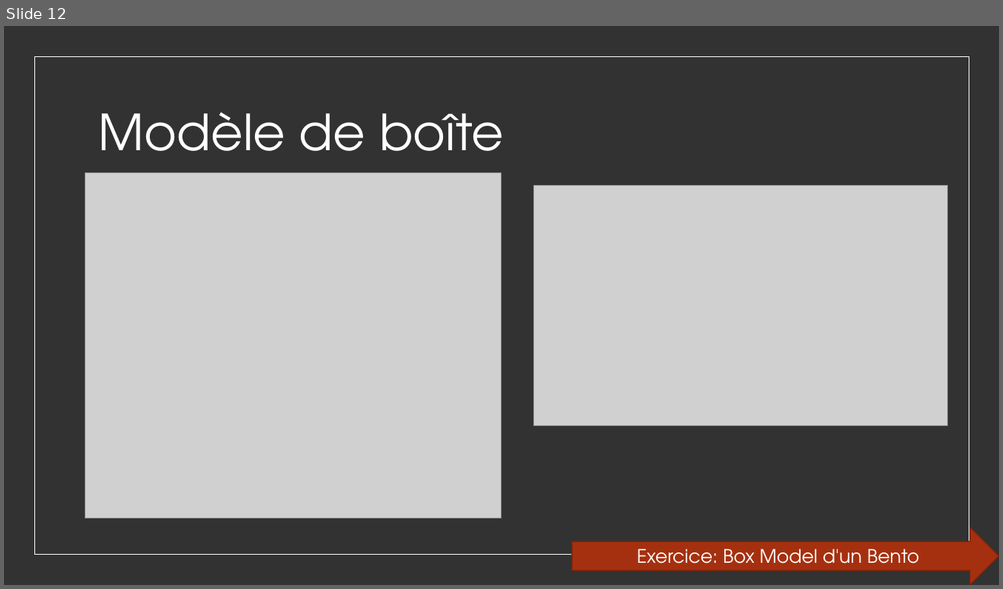
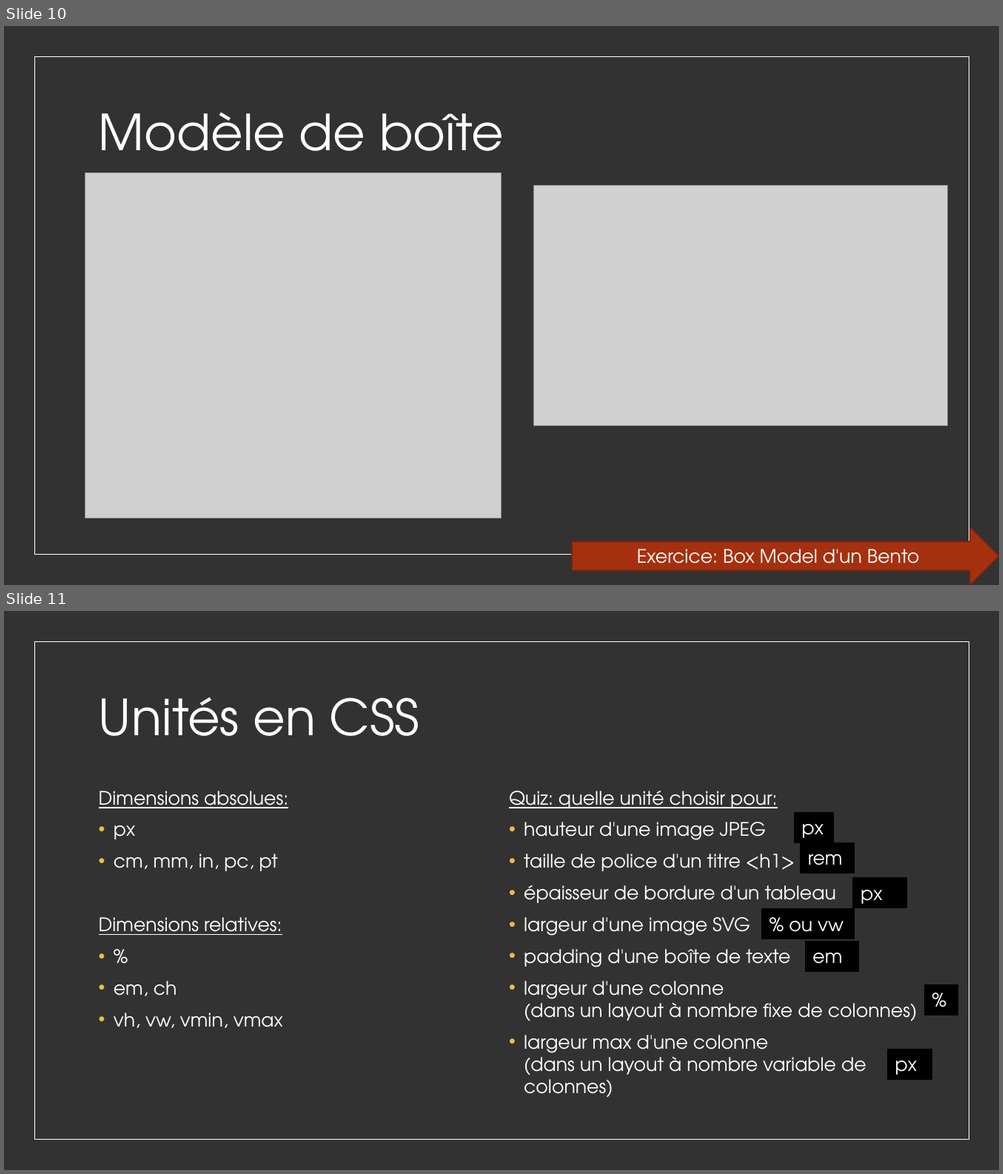
Before and after one commit to worldline/html-css-training, a slide deck: presenter_fr.pptx. Shown one above the other, each under a label of ours: slide 12 before the commit, slides 10 and 11 after it. The pictures are 1003x589 and 1003x1174 pixels, drawn with LibreOffice and Linux fonts; fonts in the diff are those of the drawing; grey boxes stand for pictures. Boxes give left, top, right and bottom in pixels: in the first picture for what was removed or moved away, otherwise in the second. Text is boxed around its words. In the diff, an @@ line names an element or a change of style, - is before the commit and + after.

```diff
--- a/presenter_fr.pptx
+++ b/presenter_fr.pptx
@@ slide 11 added at bbox=[4, 611, 999, 1170], background #323232; not listed: 1 template element that a slide beside it also shows @@
@@ title added at bbox=[99, 697, 420, 736], 48 pt, text #FFFFFF @@
+Unités en CSS
@@ text added at bbox=[99, 791, 288, 1028], 18 pt, text #FFFFFF, underline @@
+Dimensions absolues:
+• px
+• cm, mm, in, pc, pt
+Dimensions relatives:
+• %
+• em, ch
+• vh, vw, vmin, vmax
@@ text added at bbox=[509, 791, 916, 1098], 18 pt, text #FFFFFF @@
+Quiz: quelle unité choisir pour:
+• hauteur d'une image JPEG
+• taille de police d'un titre <h1>
+• épaisseur de bordure d'un tableau
+• largeur d'une image SVG
+• padding d'une boîte de texte
+• largeur d'une colonne
+  (dans un layout à nombre fixe de colonnes)
+• largeur max d'une colonne
+  (dans un layout à nombre variable de colonnes)
@@ rectangle added at bbox=[794, 813, 833, 843], fill #000000, outline #000000 1 pt, 18 pt, text #FFFFFF @@
+px
@@ rectangle added at bbox=[800, 843, 853, 873], fill #000000, outline #000000 1 pt, 18 pt, text #FFFFFF @@
+rem
@@ rectangle added at bbox=[853, 878, 906, 908], fill #000000, outline #000000 1 pt, 18 pt, text #FFFFFF @@
+px
@@ rectangle added at bbox=[762, 909, 854, 940], fill #000000, outline #000000 1 pt, 18 pt, text #FFFFFF @@
+% ou vw
@@ rectangle added at bbox=[805, 942, 858, 971], fill #000000, outline #000000 1 pt, 18 pt, text #FFFFFF @@
+em
@@ rectangle added at bbox=[925, 985, 959, 1014], fill #000000, outline #000000 1 pt, 18 pt, text #FFFFFF @@
+%
@@ rectangle added at bbox=[888, 1050, 931, 1079], fill #000000, outline #000000 1 pt, 18 pt, text #FFFFFF @@
+px
@@ what was slide 12 is now slide 10 @@
```
Also in this commit, not shown: 2 slides changed, 11 other files.
